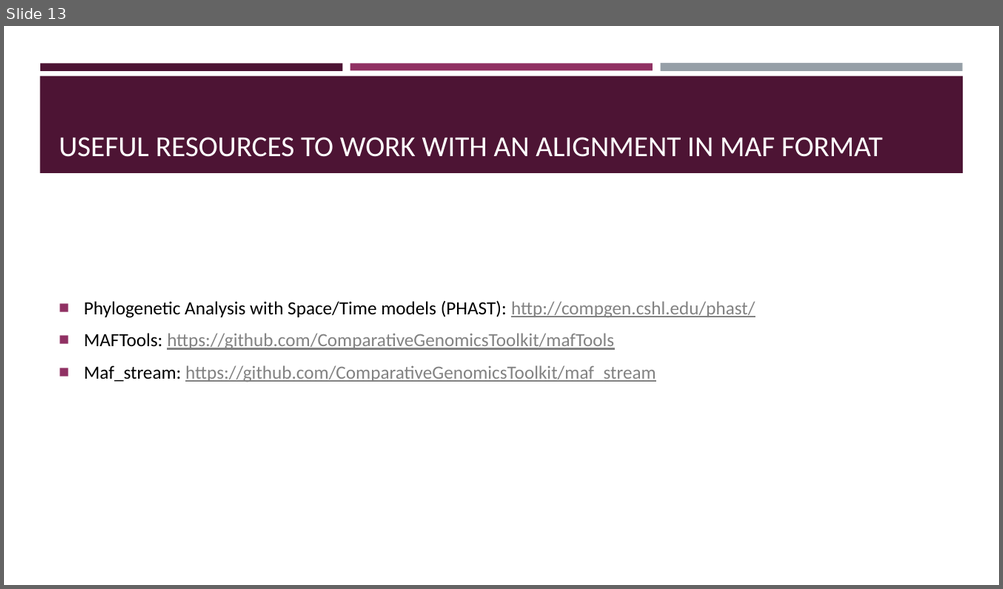
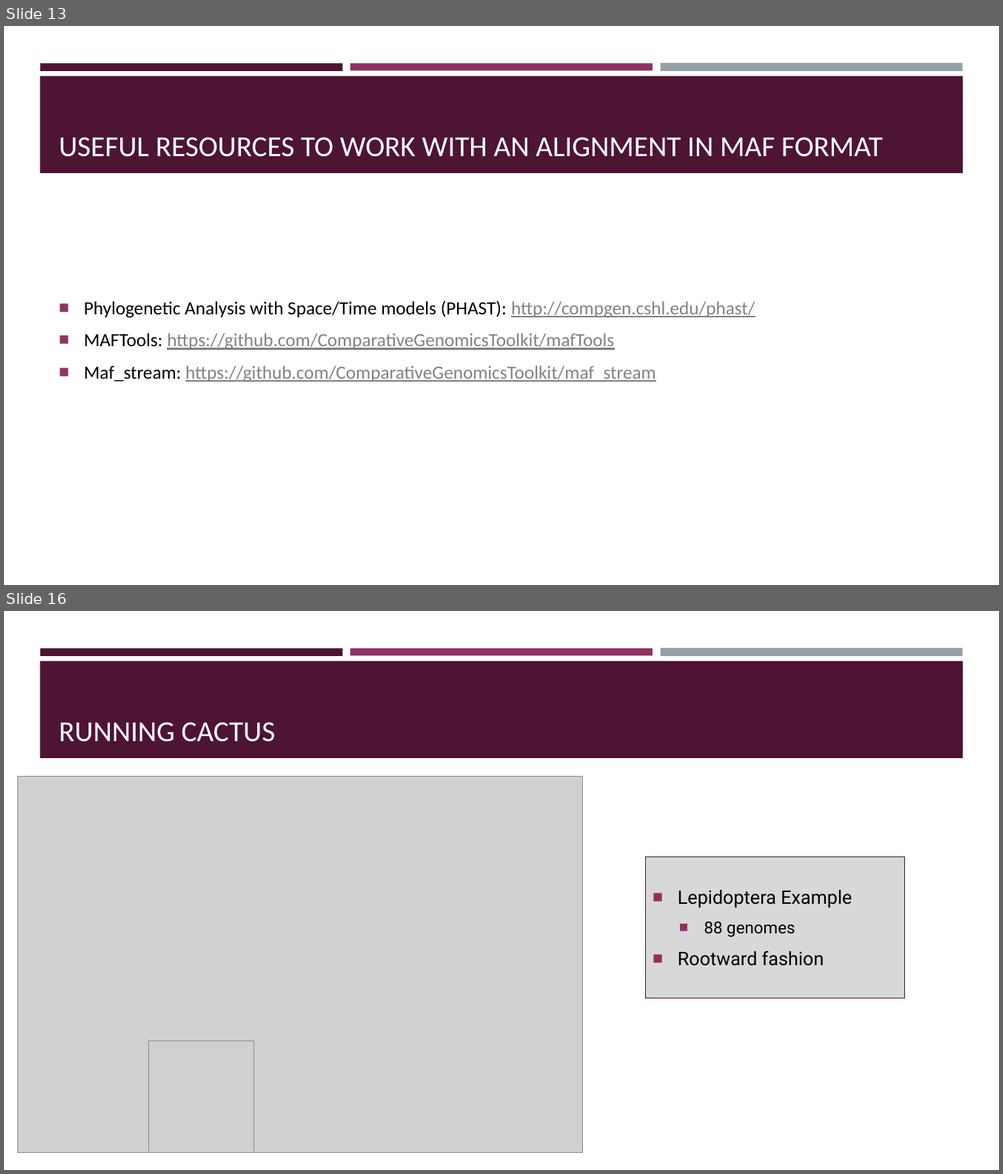
Before and after one commit to BGAcademy23/cactus, a slide deck: docs/aligning_whole_genomes_with_cactus.pptx. Shown one above the other, each under a label of ours: slide 13 before the commit, slides 13 and 16 after it; the slides between them are not shown. The pictures are 1003x589 and 1003x1174 pixels, drawn with LibreOffice and Linux fonts; fonts in the diff are those of the drawing; grey boxes stand for pictures. Boxes give left, top, right and bottom in pixels: in the first picture for what was removed or moved away, otherwise in the second. Text is boxed around its words. In the diff, an @@ line names an element or a change of style, - is before the commit and + after.

```diff
--- a/docs/aligning_whole_genomes_with_cactus.pptx
+++ b/docs/aligning_whole_genomes_with_cactus.pptx
@@ slide 16 added at box(4, 611, 999, 1170), background #FFFFFF; not listed: 4 template elements that a slide beside it also shows @@
@@ title added at box(59, 722, 276, 742), 28 pt, text #FFFFFF @@
+RUNNING CACTUS
@@ picture added at box(17, 777, 583, 1154) @@
@@ rectangle added at box(645, 857, 904, 998), fill #D8D8D8, outline #4D1434 0.75 pt, 18 pt, text #000000 @@
+■ Lepidoptera Example
+  ■ 88 genomes
+■ Rootward fashion
@@ picture added at box(149, 1041, 254, 1153) @@
```
Also in this commit, not shown: 1 slide changed, 11 other slides added.
